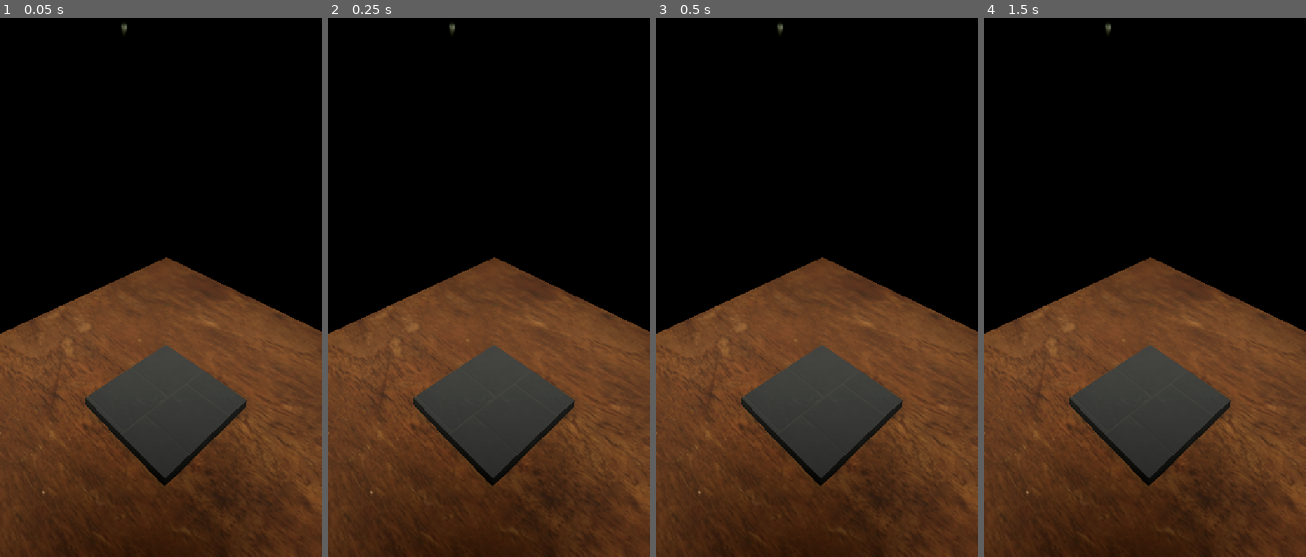
Above: before the commit, frames 1-4 (left to right).
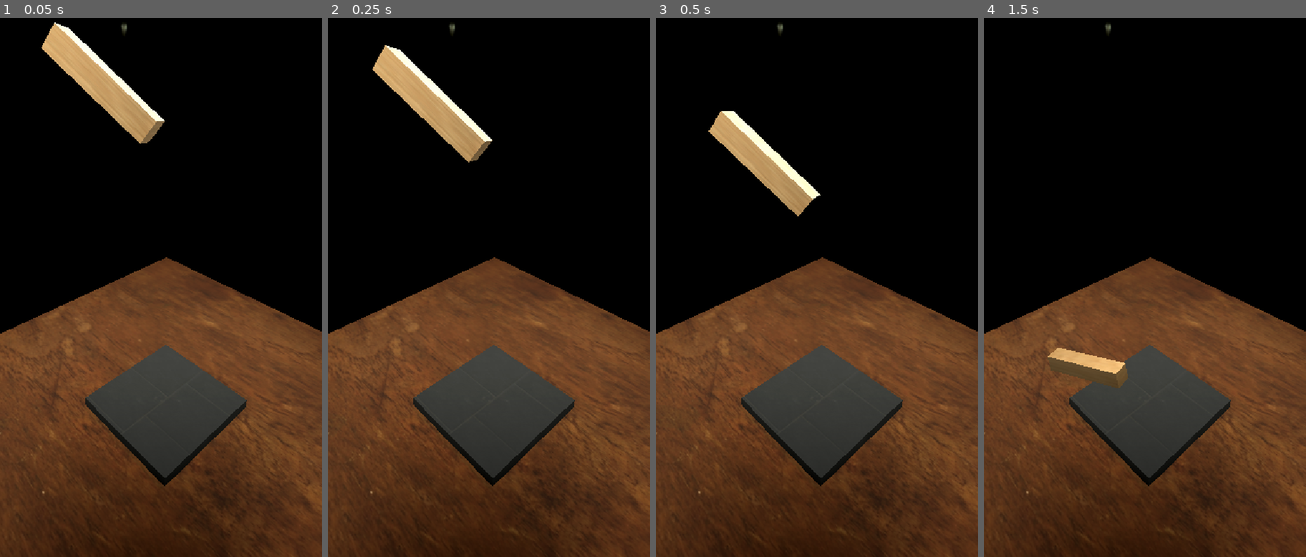
Above: after the commit, the same moments.

Repository: AmirHosseinRP/jenga
Game: Godot game, scene res://scenes/game/game.tscn
Two runs of this game, one before a commit and one after it. Both use one fixed random seed, a clock stepped at 60 frames per second and the inputs below.
Inputs (mouse positions are in pixels of both pictures, inside the frame that each line leads up to):
- Up to frame 1 (0.05 s): no input
- Up to frame 2 (0.25 s): no input
- Up to frame 3 (0.5 s): no input
- Up to frame 4 (1.5 s): tap Enter at 0.5 s; move the mouse to (1215, 244) at 0.52 s; click (1215, 244) at 0.67 s; move the mouse to (1080, 298) at 1.27 s; click (1080, 298) at 1.42 s

The runs differ from the first frame. In frame 1, 2.8% of the frame differs, in the area x 12-52%, y 0-24%; in frame 2, 2.7%; in frame 3, 2.3%; in frame 4, 0.8%.

Commit message:
brick and its script and signals implemented

Diff:
--- a/project.godot
+++ b/project.godot
@@ -28,6 +28,10 @@
 
 enabled=PackedStringArray("res://addons/pretty-gd/plugin.cfg")
 
+[global_group]
+
+Table=""
+
 [physics]
 
 3d/physics_engine="Jolt Physics"
--- /dev/null
+++ b/scenes/brick/brick.gd
@@ -0,0 +1,14 @@
+class_name Brick
+extends RigidBody3D
+
+const TABLE_GROUP: String = "Table"
+
+
+func _on_sleeping_state_changed() -> void:
+	if sleeping:
+		print("rest")
+
+
+func _on_body_entered(body: Node) -> void:
+	if body.is_in_group(TABLE_GROUP):
+		print("lost")
--- /dev/null
+++ b/scenes/brick/brick.tscn
@@ -0,0 +1,38 @@
+[gd_scene format=3 uid="uid://p8dm1tgat24m"]
+
+[ext_resource type="Texture2D" uid="uid://btkrj8scvm248" path="res://assets/textures/plywood_diff_1k.jpg" id="1_5cq3d"]
+[ext_resource type="Script" uid="uid://b82pdc63lm3xy" path="res://scenes/brick/brick.gd" id="1_a0gjw"]
+[ext_resource type="Texture2D" uid="uid://c44y4p7ntbgi7" path="res://assets/textures/plywood_ao_1k.jpg" id="2_a0gjw"]
+[ext_resource type="Texture2D" uid="uid://c812nkqffm7e0" path="res://assets/textures/plywood_nor_gl_1k.jpg" id="3_18nu1"]
+
+[sub_resource type="PhysicsMaterial" id="PhysicsMaterial_2a8rs"]
+bounce = 0.1
+
+[sub_resource type="StandardMaterial3D" id="StandardMaterial3D_iri7f"]
+albedo_texture = ExtResource("1_5cq3d")
+normal_enabled = true
+normal_texture = ExtResource("3_18nu1")
+ao_enabled = true
+ao_texture = ExtResource("2_a0gjw")
+
+[sub_resource type="BoxMesh" id="BoxMesh_blt1j"]
+material = SubResource("StandardMaterial3D_iri7f")
+size = Vector3(0.4, 0.4, 2)
+
+[sub_resource type="BoxShape3D" id="BoxShape3D_blt1j"]
+size = Vector3(0.4, 0.4, 2)
+
+[node name="Brick" type="RigidBody3D" unique_id=675741632]
+physics_material_override = SubResource("PhysicsMaterial_2a8rs")
+contact_monitor = true
+max_contacts_reported = 4
+script = ExtResource("1_a0gjw")
+
+[node name="MeshInstance3D" type="MeshInstance3D" parent="." unique_id=737497415]
+mesh = SubResource("BoxMesh_blt1j")
+
+[node name="CollisionShape3D" type="CollisionShape3D" parent="." unique_id=826014912]
+shape = SubResource("BoxShape3D_blt1j")
+
+[connection signal="body_entered" from="." to="." method="_on_body_entered"]
+[connection signal="sleeping_state_changed" from="." to="." method="_on_sleeping_state_changed"]
--- a/scenes/game/game.tscn
+++ b/scenes/game/game.tscn
@@ -1,12 +1,9 @@
 [gd_scene format=3 uid="uid://c4bbk5d71t76d"]
 
 [ext_resource type="Texture2D" uid="uid://jdmkhao0otkw" path="res://assets/images/empty_play_room_2k.hdr" id="1_sul5r"]
-[ext_resource type="Texture2D" uid="uid://bo1b1xljwi070" path="res://assets/textures/wood_table_worn_diff_1k.jpg" id="2_bdhmt"]
-[ext_resource type="Texture2D" uid="uid://f4x82uskh6nl" path="res://assets/textures/wood_table_worn_ao_1k.jpg" id="3_87uf6"]
-[ext_resource type="Texture2D" uid="uid://dhk3s2y4aw6lr" path="res://assets/textures/wood_table_worn_nor_gl_1k.jpg" id="4_2a8rs"]
-[ext_resource type="Texture2D" uid="uid://cage1p4sal3b1" path="res://assets/textures/rubber_tiles_diff_1k.jpg" id="5_4j704"]
-[ext_resource type="Texture2D" uid="uid://b5d28850jpqvi" path="res://assets/textures/rubber_tiles_ao_1k.jpg" id="6_kp23o"]
-[ext_resource type="Texture2D" uid="uid://com2ppv2u0viw" path="res://assets/textures/rubber_tiles_nor_gl_1k.jpg" id="7_5jirj"]
+[ext_resource type="PackedScene" uid="uid://cinh54s7h1b50" path="res://scenes/table/table.tscn" id="2_0sr1o"]
+[ext_resource type="PackedScene" uid="uid://dtun6p0njaokl" path="res://scenes/play_area/play_area.tscn" id="3_kelw5"]
+[ext_resource type="PackedScene" uid="uid://p8dm1tgat24m" path="res://scenes/brick/brick.tscn" id="8_87uf6"]
 
 [sub_resource type="PanoramaSkyMaterial" id="PanoramaSkyMaterial_ifgtf"]
 panorama = ExtResource("1_sul5r")
@@ -19,28 +16,6 @@
 background_mode = 2
 sky = SubResource("Sky_sul5r")
 glow_enabled = true
-
-[sub_resource type="StandardMaterial3D" id="StandardMaterial3D_sul5r"]
-albedo_texture = ExtResource("2_bdhmt")
-normal_enabled = true
-normal_texture = ExtResource("4_2a8rs")
-ao_enabled = true
-ao_texture = ExtResource("3_87uf6")
-
-[sub_resource type="BoxMesh" id="BoxMesh_blt1j"]
-material = SubResource("StandardMaterial3D_sul5r")
-size = Vector3(10, 0.5, 10)
-
-[sub_resource type="StandardMaterial3D" id="StandardMaterial3D_ifgtf"]
-albedo_texture = ExtResource("5_4j704")
-normal_enabled = true
-normal_texture = ExtResource("7_5jirj")
-ao_enabled = true
-ao_texture = ExtResource("6_kp23o")
-
-[sub_resource type="BoxMesh" id="BoxMesh_0sr1o"]
-material = SubResource("StandardMaterial3D_ifgtf")
-size = Vector3(2.5, 0.5, 2.5)
 
 [node name="Game" type="Node" unique_id=1481289756]
 
@@ -56,12 +31,10 @@
 [node name="Camera3D" type="Camera3D" parent="." unique_id=907004783]
 transform = Transform3D(0.6946584, -0.3596699, 0.6229665, 0, 0.8660254, 0.5, -0.7193398, -0.3473292, 0.6015918, 4, 7, 4)
 
-[node name="Table" type="MeshInstance3D" parent="." unique_id=524654760]
-mesh = SubResource("BoxMesh_blt1j")
+[node name="Table" parent="." unique_id=508243004 instance=ExtResource("2_0sr1o")]
 
-[node name="PlayArea" type="MeshInstance3D" parent="." unique_id=987170212]
+[node name="PlayArea" parent="." unique_id=302354817 instance=ExtResource("3_kelw5")]
 transform = Transform3D(1, 0, 0, 0, 1, 0, 0, 0, 1, 0, 0.25, 0)
-mesh = SubResource("BoxMesh_0sr1o")
 
 [node name="LightsContainer" type="Node3D" parent="." unique_id=615324220]
 transform = Transform3D(1, 0, 0, 0, 1, 0, 0, 0, 1, 0, 10, 0)
@@ -86,3 +59,6 @@
 light_energy = 6.227
 omni_range = 11.393
 omni_attenuation = 0.0
+
+[node name="Brick" parent="." unique_id=675741632 instance=ExtResource("8_87uf6")]
+transform = Transform3D(-0.46381095, 0.5012596, 0.73049176, -0.1217377, 0.7806623, -0.6129815, -0.8775303, -0.37323594, -0.3010574, -1.0652182, 6.6158457, 0.28923035)
--- /dev/null
+++ b/scenes/play_area/play_area.gd
@@ -0,0 +1,2 @@
+class_name PlayArea
+extends StaticBody3D
--- /dev/null
+++ b/scenes/play_area/play_area.tscn
@@ -0,0 +1,28 @@
+[gd_scene format=3 uid="uid://dtun6p0njaokl"]
+
+[ext_resource type="Texture2D" uid="uid://cage1p4sal3b1" path="res://assets/textures/rubber_tiles_diff_1k.jpg" id="1_1j2nb"]
+[ext_resource type="Texture2D" uid="uid://b5d28850jpqvi" path="res://assets/textures/rubber_tiles_ao_1k.jpg" id="2_2eqxk"]
+[ext_resource type="Texture2D" uid="uid://com2ppv2u0viw" path="res://assets/textures/rubber_tiles_nor_gl_1k.jpg" id="3_824f3"]
+
+[sub_resource type="StandardMaterial3D" id="StandardMaterial3D_ifgtf"]
+albedo_texture = ExtResource("1_1j2nb")
+normal_enabled = true
+normal_texture = ExtResource("3_824f3")
+ao_enabled = true
+ao_texture = ExtResource("2_2eqxk")
+
+[sub_resource type="BoxMesh" id="BoxMesh_0sr1o"]
+material = SubResource("StandardMaterial3D_ifgtf")
+size = Vector3(2.5, 0.5, 2.5)
+
+[sub_resource type="BoxShape3D" id="BoxShape3D_1u8ps"]
+size = Vector3(2.5, 0.1, 2.5)
+
+[node name="PlayArea" type="StaticBody3D" unique_id=302354817]
+
+[node name="MeshInstance3D" type="MeshInstance3D" parent="." unique_id=742996131]
+mesh = SubResource("BoxMesh_0sr1o")
+
+[node name="CollisionShape3D" type="CollisionShape3D" parent="." unique_id=834533216]
+transform = Transform3D(1, 0, 0, 0, 1, 0, 0, 0, 1, 0, 0.2, 0)
+shape = SubResource("BoxShape3D_1u8ps")
--- /dev/null
+++ b/scenes/table/table.gd
@@ -0,0 +1,2 @@
+class_name Table
+extends StaticBody3D
--- /dev/null
+++ b/scenes/table/table.tscn
@@ -0,0 +1,28 @@
+[gd_scene format=3 uid="uid://cinh54s7h1b50"]
+
+[ext_resource type="Texture2D" uid="uid://bo1b1xljwi070" path="res://assets/textures/wood_table_worn_diff_1k.jpg" id="1_qxbf1"]
+[ext_resource type="Texture2D" uid="uid://f4x82uskh6nl" path="res://assets/textures/wood_table_worn_ao_1k.jpg" id="2_wpgb8"]
+[ext_resource type="Texture2D" uid="uid://dhk3s2y4aw6lr" path="res://assets/textures/wood_table_worn_nor_gl_1k.jpg" id="3_0y6hh"]
+
+[sub_resource type="StandardMaterial3D" id="StandardMaterial3D_sul5r"]
+albedo_texture = ExtResource("1_qxbf1")
+normal_enabled = true
+normal_texture = ExtResource("3_0y6hh")
+ao_enabled = true
+ao_texture = ExtResource("2_wpgb8")
+
+[sub_resource type="BoxMesh" id="BoxMesh_blt1j"]
+material = SubResource("StandardMaterial3D_sul5r")
+size = Vector3(10, 0.5, 10)
+
+[sub_resource type="BoxShape3D" id="BoxShape3D_blt1j"]
+size = Vector3(10, 0.1, 10)
+
+[node name="Table" type="StaticBody3D" unique_id=508243004 groups=["Table"]]
+
+[node name="MeshInstance3D" type="MeshInstance3D" parent="." unique_id=771859318]
+mesh = SubResource("BoxMesh_blt1j")
+
+[node name="CollisionShape3D" type="CollisionShape3D" parent="." unique_id=1084215138]
+transform = Transform3D(1, 0, 0, 0, 1, 0, 0, 0, 1, 0, 0.2, 0)
+shape = SubResource("BoxShape3D_blt1j")
Binary file added: assets/textures/plywood_ao_1k.jpg
Not shown, added: assets/textures/plywood_ao_1k.jpg.import
Binary file added: assets/textures/plywood_diff_1k.jpg
Not shown, added: assets/textures/plywood_diff_1k.jpg.import
Binary file added: assets/textures/plywood_nor_gl_1k.jpg
Not shown, added: assets/textures/plywood_nor_gl_1k.jpg.import
Not shown, added: scenes/brick/brick.gd.uid
Not shown, added: scenes/play_area/play_area.gd.uid
Not shown, added: scenes/table/table.gd.uid
